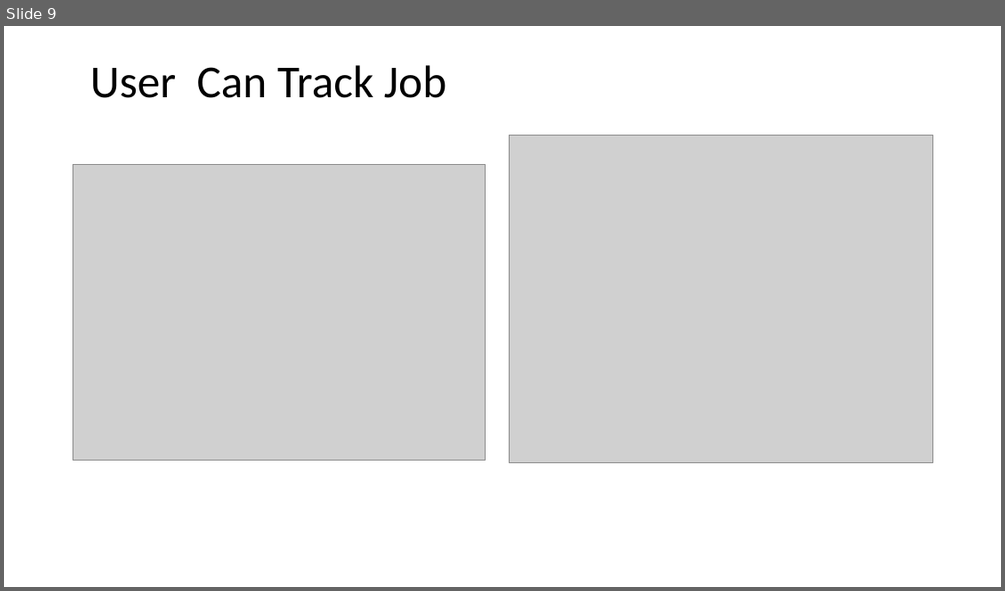
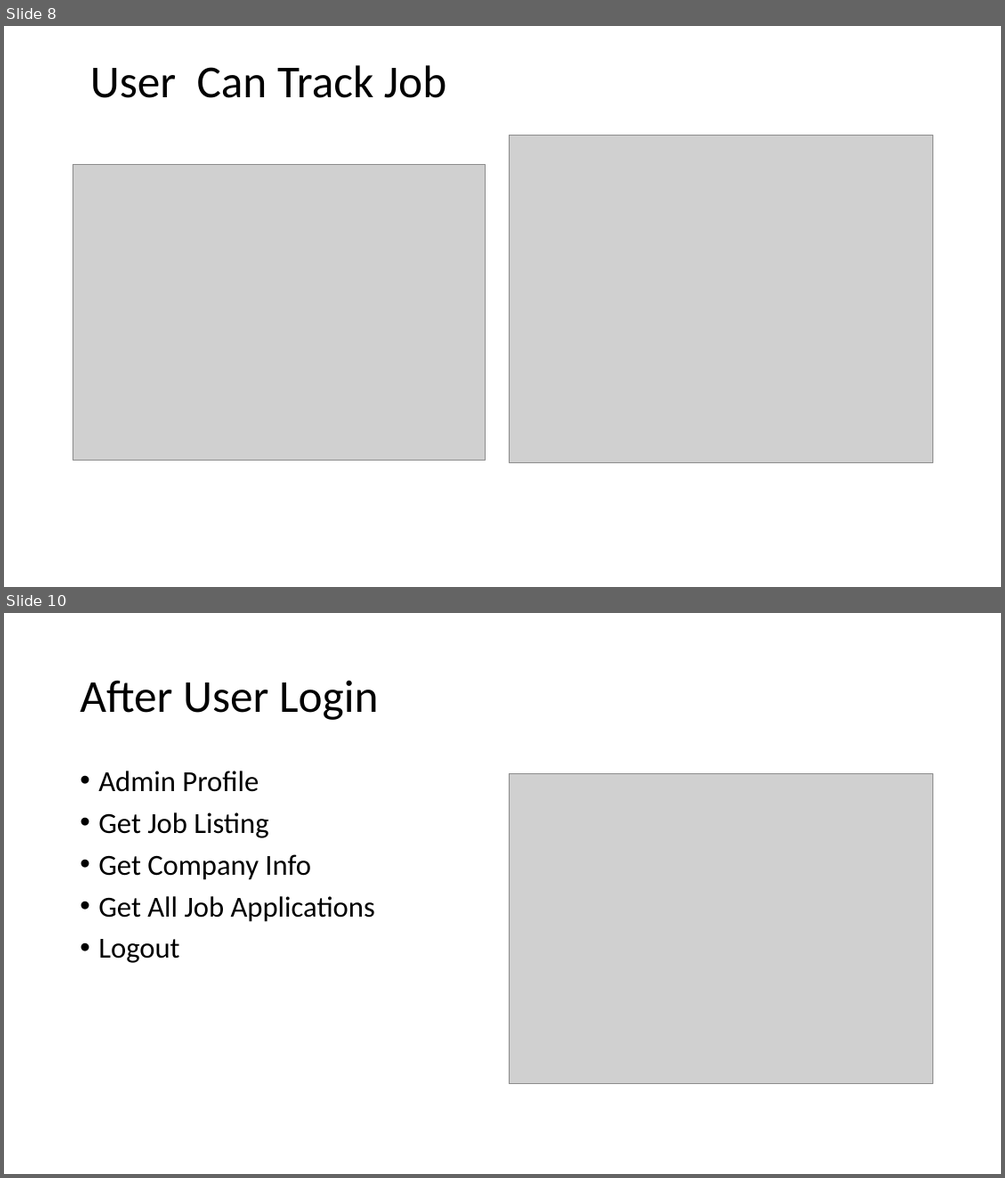
Before and after one commit to guptayyash2-tech/Job-Portal, a slide deck: Jobportal.pptx. Shown one above the other, each under a label of ours: slide 9 before the commit, slides 8 and 10 after it; the slides between them are not shown. The pictures are 1005x591 and 1005x1178 pixels, drawn with LibreOffice and Linux fonts; fonts in the diff are those of the drawing; grey boxes stand for pictures. Boxes give left, top, right and bottom in pixels: in the first picture for what was removed or moved away, otherwise in the second. Text is boxed around its words. In the diff, an @@ line names an element or a change of style, - is before the commit and + after.

```diff
--- a/Jobportal.pptx
+++ b/Jobportal.pptx
@@ slide 10 added at (4,613,1001,1174), background #FFFFFF @@
@@ title added at (80,680,378,720), 44 pt, text #000000 @@
+After User Login
@@ text added at (98,771,375,963), 28 pt, text #000000 @@
+• Admin Profile
+• Get Job Listing
+• Get Company Info
+• Get All Job Applications
+• Logout
@@ picture added at (509,773,933,1083) @@
@@ what was slide 9 is now slide 8 @@
```
Also in this commit, not shown: 4 other slides added, 1 slide removed.
